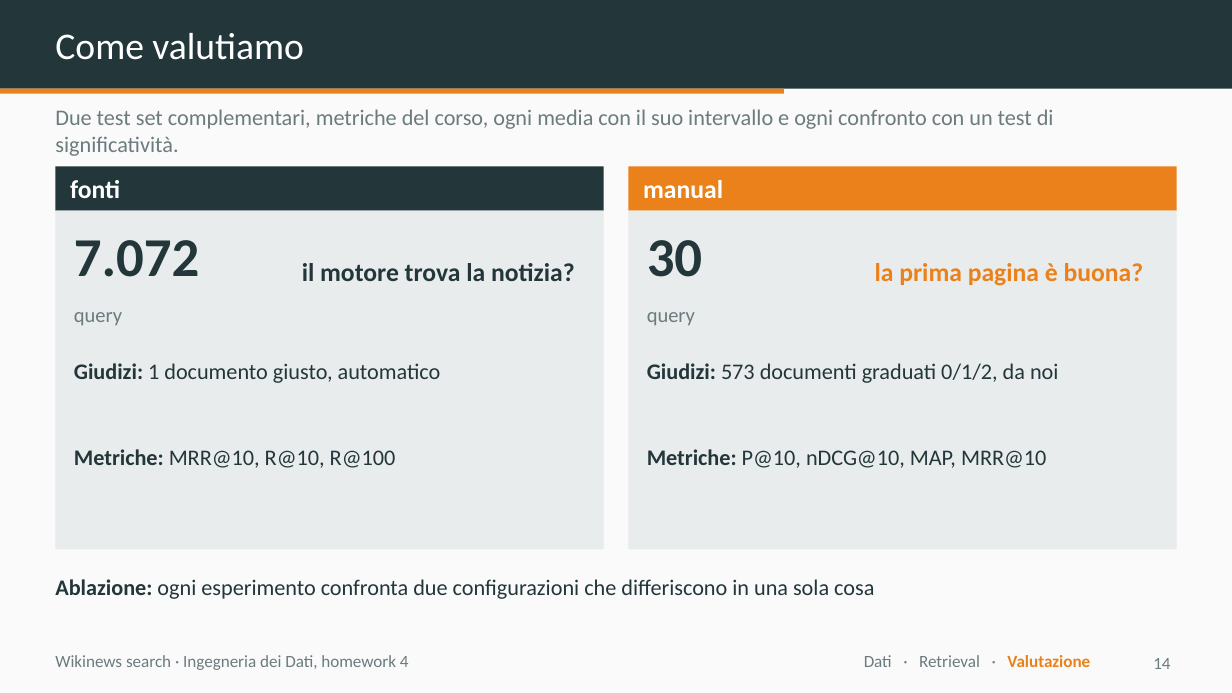
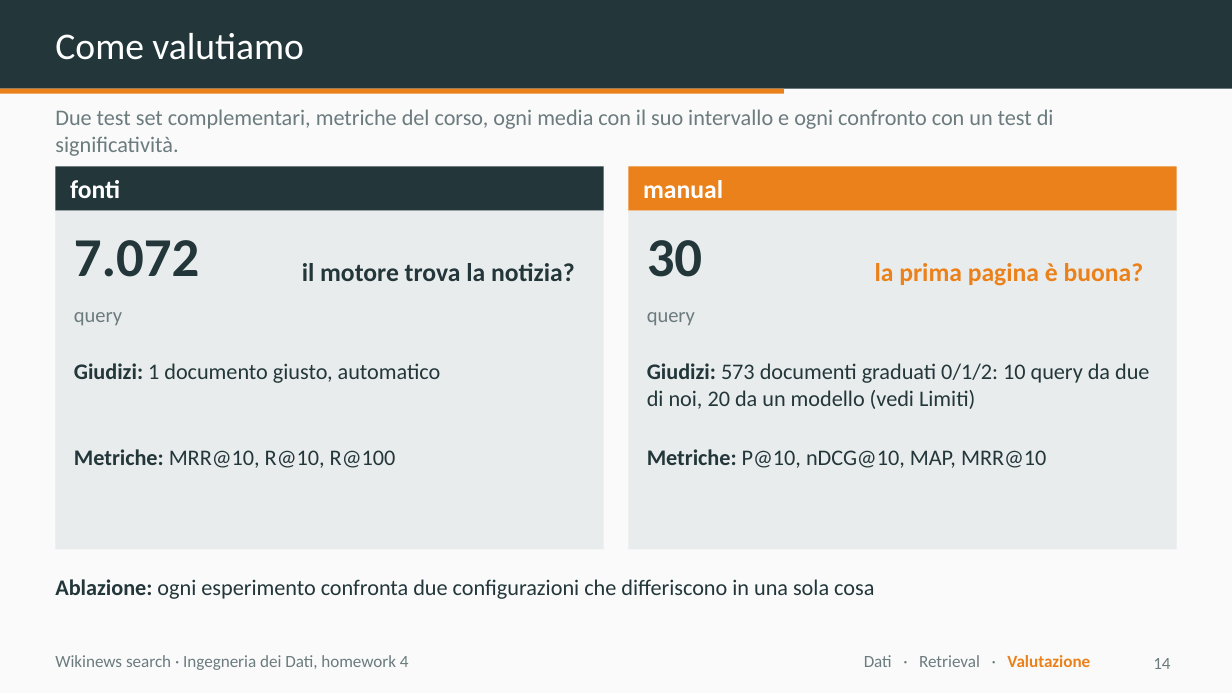
Before and after one commit to dnlsdn/wikinews-search, a slide deck: slide 14 of slides/wikinews-search.pptx. Drawn at 1232x693 pixels with LibreOffice and Linux fonts; fonts in the diff are those of the drawing. Boxes give left, top, right and bottom in pixels: in the first picture for what was removed or moved away, otherwise in the second. Text is boxed around its words. In the diff, an @@ line names an element or a change of style, - is before the commit and + after.

```diff
--- a/slides/wikinews-search.pptx
+++ b/slides/wikinews-search.pptx
@@ text at [647, 363, 1149, 409]: text changed @@
-Giudizi: 573 documenti graduati 0/1/2, da noi
+Giudizi: 573 documenti graduati 0/1/2: 10 query da due di noi, 20 da un modello (vedi Limiti)
```
Also in this commit, not shown: 1 other slide changed.
